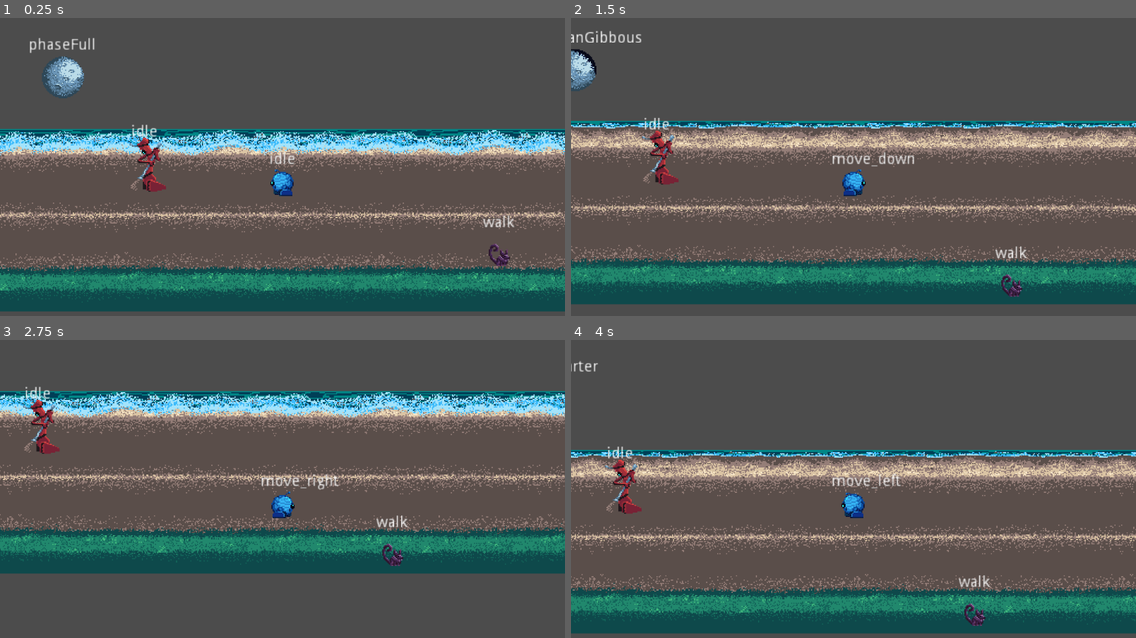
Above: before the commit, frames 1-4 (two rows, left to right).
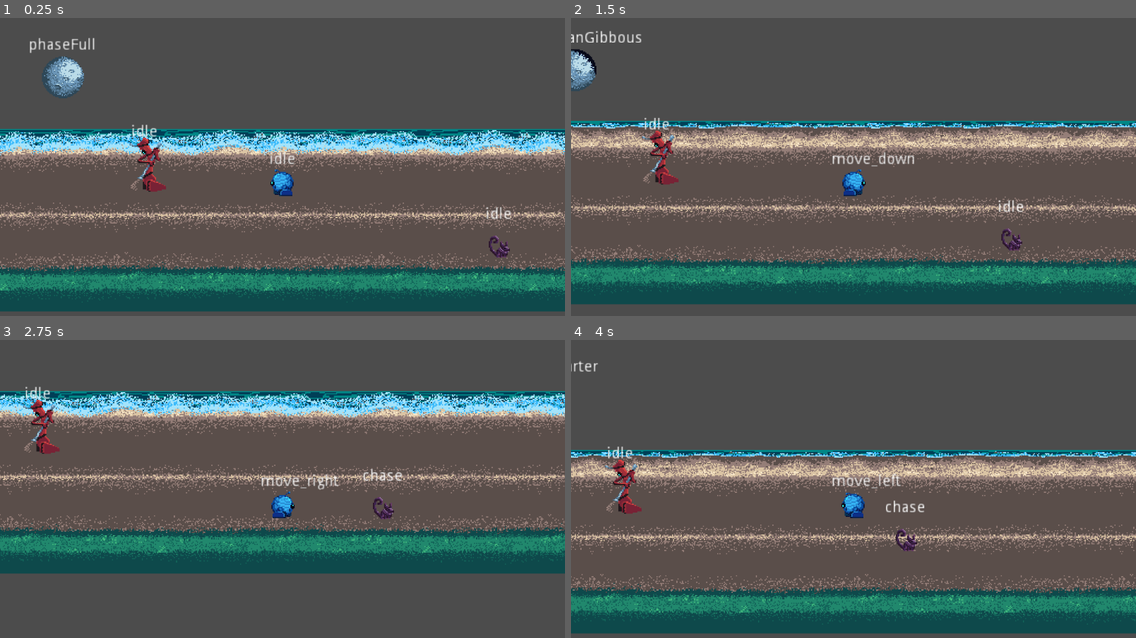
Above: after the commit, the same moments.

Repository: GeekzGamingz/Myunjoule
Game: Godot game, scene res://source/Levels/Level_Debug.tscn
The game is run twice, just before and just after one commit, with the same random seed, the same clock (stepped at 60 frames per second) and the same inputs.
Inputs:
- Up to frame 1 (0.25 s): no input
- Up to frame 2 (1.5 s): hold D (move_right) 0.53-1.28 s; tap E (activate) at 0.6, 1.35 s; hold S (move_backward) from 1.28 s (still down)
- Up to frame 3 (2.75 s): release S (move_backward) at 2.03 s; hold D (move_right) from 2.03 s (still down); tap E (activate) at 2.1 s
- Up to frame 4 (4 s): release D (move_right) at 2.78 s; hold W (move_forward) 2.78-3.53 s; tap E (activate) at 2.85, 3.6 s; hold A (move_left) from 3.53 s (still down)

The runs differ from the first frame. In frame 1, 0.4% of the frame differs, in the area x 85-92%, y 63-84%; in frame 2, 0.5%; in frame 3, 0.5%; in frame 4, 0.5%, in the area x 55-75%, y 53-96%.

Commit message:
The Critter is ALIIIVEgit add .

Diff:
--- a/source/Actors/Critter/Critter.gd
+++ b/source/Actors/Critter/Critter.gd
@@ -2,12 +2,13 @@
 extends Actor
 #-------------------------------------------------------------------------------------------------#
 #Variables
-var player
+var player = null
 #Bool Variables
 var player_inSight = false
 #OnReady Variables
 onready var spritePlayer = $AnimationPlayers/SpritePlayer
 onready var fxPlayer = $AnimationPlayers/EffectsPlayer
+onready var idleTimer: Timer = $idleTimer
 #-------------------------------------------------------------------------------------------------#
 #Ready
 func _ready() -> void:
@@ -18,6 +19,8 @@
 	motion.y += gravity * delta
 #Applies Movement
 func apply_movement():
+	var distance = Vector2(get_child(0).player_xDistance, get_child(0).player_yDistance)
+	motion = lerp(motion, distance.normalized() * 50, 0.3)
 	motion = move_and_slide(motion, Vector2.UP)
 #-------------------------------------------------------------------------------------------------#
 #Sight
--- a/source/Actors/Critter/Critter.tscn
+++ b/source/Actors/Critter/Critter.tscn
@@ -186,7 +186,7 @@
 [sub_resource type="CircleShape2D" id=11]
 radius = 5.38516
 
-[node name="Critter" type="KinematicBody2D"]
+[node name="Critter" type="KinematicBody2D" groups=["POI"]]
 script = ExtResource( 3 )
 
 [node name="CritterFSM" type="Node2D" parent="."]
@@ -240,5 +240,9 @@
 shape = SubResource( 11 )
 disabled = true
 
+[node name="idleTimer" type="Timer" parent="."]
+wait_time = 3.2
+one_shot = true
+
 [connection signal="area_entered" from="Sight" to="." method="_on_Sight_area_entered"]
 [connection signal="area_exited" from="Sight" to="." method="_on_Sight_area_exited"]
--- a/source/Actors/Critter/CritterFSM.gd
+++ b/source/Actors/Critter/CritterFSM.gd
@@ -2,8 +2,8 @@
 extends StateMachine
 #-------------------------------------------------------------------------------------------------#
 #Variables
-var player_yDistance
-var player_xDistance
+var player_yDistance = 0.0
+var player_xDistance = 0.0
 #Bool Variables
 var attacking = false
 #OnReady Variables
@@ -15,7 +15,7 @@
 	stateAdd("walk")
 	stateAdd("chase")
 	stateAdd("attack")
-	call_deferred("stateSet", states.walk)
+	call_deferred("stateSet", states.idle)
 #-------------------------------------------------------------------------------------------------#
 #State Label
 func _process(_delta: float) -> void:
@@ -23,29 +23,38 @@
 	if parent.player != null:
 		player_xDistance = (parent.player.position.x - parent.position.x)
 		player_yDistance = (parent.player.position.y - parent.position.y)
-		print("X: ", player_xDistance, "Y: ", player_yDistance)
+		if parent.player_inSight:
+			print("X: ", player_xDistance, "Y: ", player_yDistance)
 #-------------------------------------------------------------------------------------------------#
 #State Logistics
 func stateLogic(delta):
-	parent.apply_movement()
-	parent.apply_gravity(delta)
+	if parent.player != null:
+		parent.apply_movement()
+#	parent.apply_gravity(delta)
 #State Transitions
 # warning-ignore:unused_argument
 func transitions(delta):
 	if player_xDistance != null && player_yDistance != null:
 		match(state):
-			states.idle: pass
-			states.walk: pass
-			states.chase: pass
+			states.idle:
+				if parent.player_inSight: return states.chase
+				if parent.idleTimer.is_stopped(): return states.walk
+			states.walk:
+				if parent.idleTimer.is_stopped(): return states.idle
+			states.chase:
+				if !parent.player_inSight: return states.idle
 			states.attack: pass
 #Enter State
 # warning-ignore:unused_argument
 func stateEnter(newState, oldState):
 	match(newState):
 		states.idle:
+			parent.idleTimer.start()
 			parent.spritePlayer.play("idle")
 		states.walk:
+			parent.idleTimer.start()
 			parent.spritePlayer.play("walk")
+			parent.motion.x += 50
 		states.chase:
 			parent.spritePlayer.play("chase")
 		states.attack:
@@ -57,4 +66,6 @@
 # warning-ignore:unused_argument
 # warning-ignore:unused_argument
 func stateExit(oldState, newState):
-	pass
+	match(oldState):
+		states.walk:
+			parent.motion.x = 0.0
--- a/source/Objects/Bottle/Bottle_Buried.tscn
+++ b/source/Objects/Bottle/Bottle_Buried.tscn
@@ -9,7 +9,7 @@
 [sub_resource type="CircleShape2D" id=8]
 radius = 43.1856
 
-[node name="Bottle_Buried" type="StaticBody2D"]
+[node name="Bottle_Buried" type="StaticBody2D" groups=["POI"]]
 script = ExtResource( 2 )
 
 [node name="CollisionShape2D" type="CollisionShape2D" parent="."]
